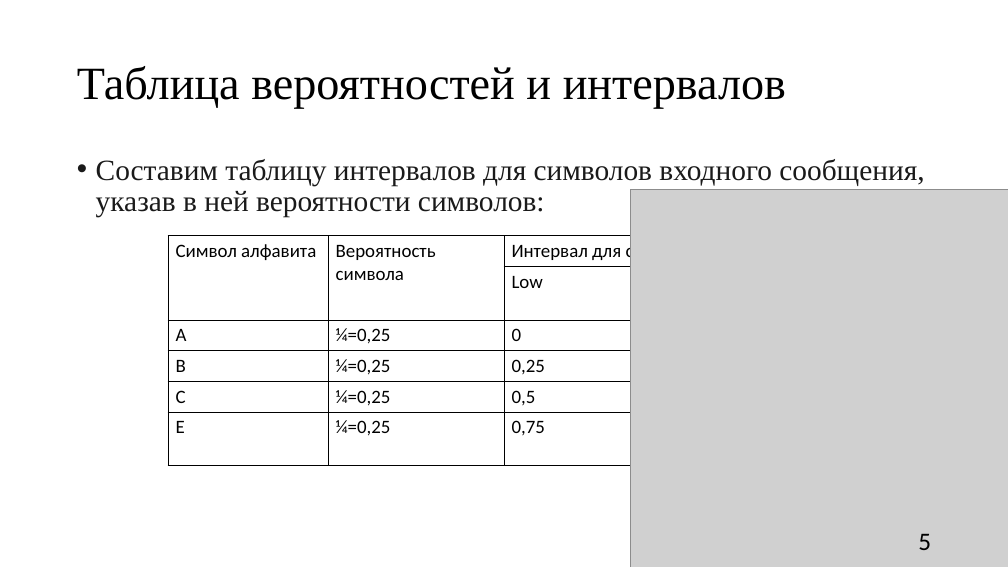
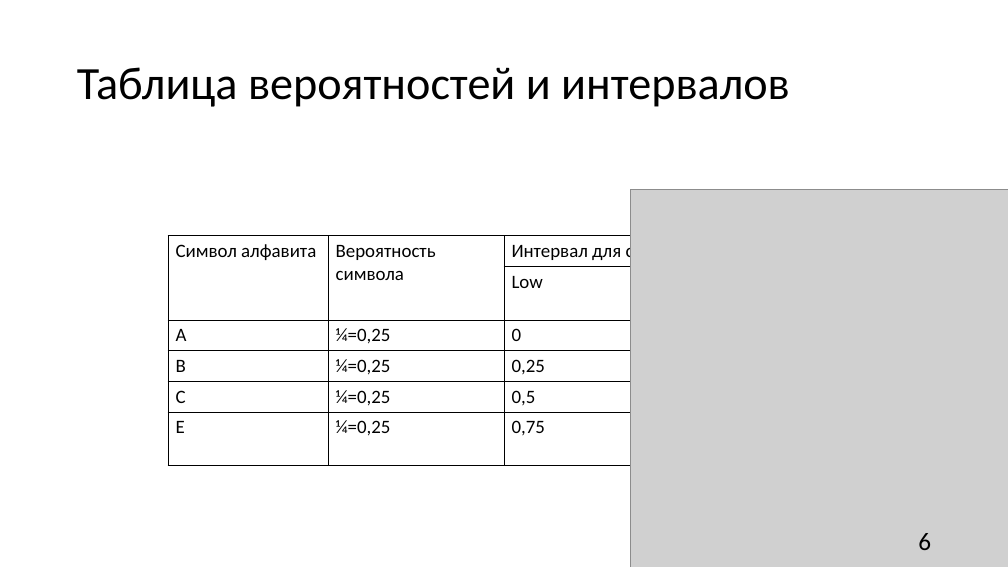
Before and after one commit to bezzzna/Algoritm, a slide deck: slide 6 of Arithmetic coding.pptx (slide 5 before the commit). Drawn at 1008x567 pixels with LibreOffice and Linux fonts; fonts in the diff are those of the drawing; grey boxes stand for pictures. Boxes give left, top, right and bottom in pixels: in the first picture for what was removed or moved away, otherwise in the second. Text is boxed around its words. In the diff, an @@ line names an element or a change of style, - is before the commit and + after.

```diff
--- a/Arithmetic coding.pptx
+++ b/Arithmetic coding.pptx
@@ title "Таблица вероятностей и интервалов" at (77,67,790,107): font Times New Roman to Calibri @@
@@ text removed at (96,159,924,218) @@
-• Составим таблицу интервалов для символов входного сообщения, указав в ней вероятности символов:
@@ page number at (918,533,931,550): text changed @@
-5
+6
```
Also in this commit, not shown: 6 other slides changed, 5 slides added, 4 slides removed.
